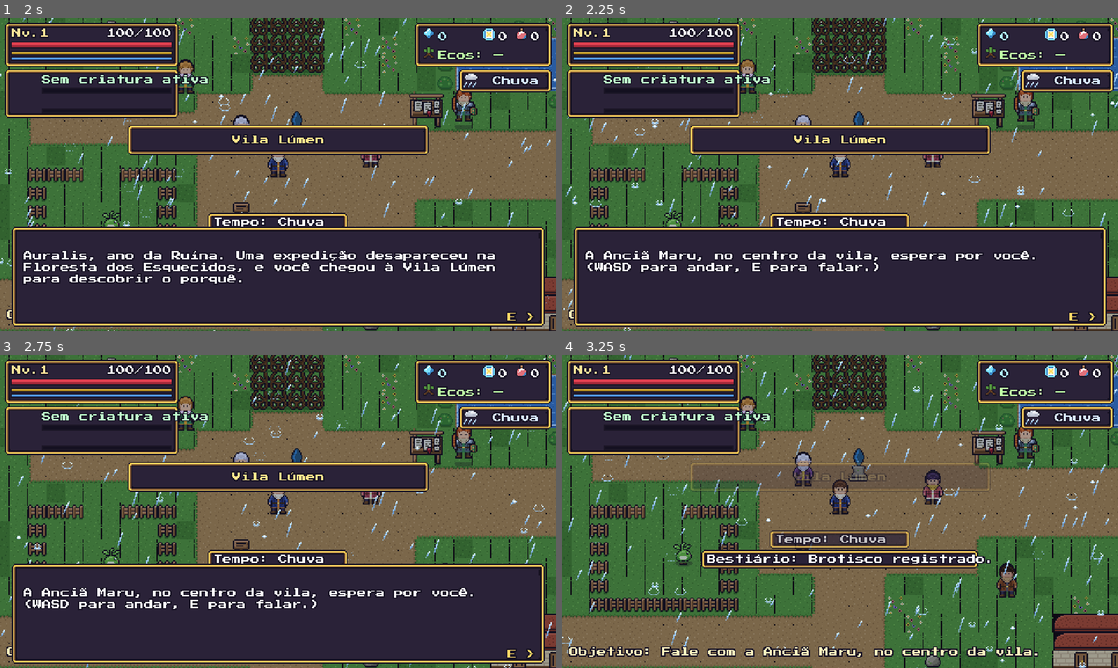
Above: before the commit, frames 1-4 (two rows, left to right).
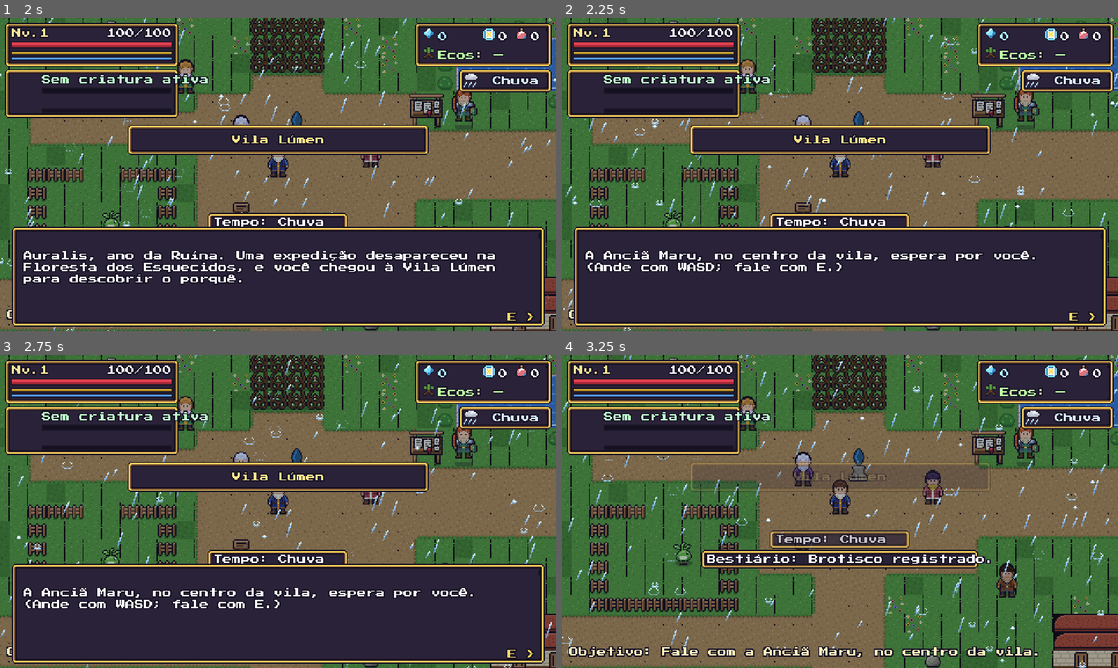
Above: after the commit, the same moments.

Repository: jaapa07/Claude
Game: Godot game, scene res://scenes/main.tscn
Same seed, same stepped clock (60 frames per second), same inputs: the game is played once before the commit and once after it.
Inputs (mouse positions are in pixels of both pictures, inside the frame that each line leads up to):
- Up to frame 1 (2 s): tap Enter (ui_accept) at 0.5, 0.77 s; move the mouse to (400, 158) at 0.52 s; hold D (move_right) 0.53-1.25 s; hold J (attack) 0.53-1.25 s; click (400, 158) at 0.67 s; tap F (capture) at 0.8 s; drag from (166, 190) to (250, 237) at 1.27 s
- Up to frame 2 (2.25 s): move the mouse to (895, 105) at 2.02 s; hold D (move_right) from 2.03 s (still down); hold Space (dodge) from 2.03 s (still down); tap R (consumable) at 2.1 s; click (895, 105) at 2.17 s
- Up to frame 3 (2.75 s): keep holding D (move_right); keep holding Space (dodge)
- Up to frame 4 (3.25 s): release D (move_right) at 2.75 s; release Space (dodge) at 2.75 s; drag from (812, 574) to (673, 464) at 2.77 s

Frame 1 is identical in both runs. In frame 2, 0.4% of the frame differs, in the area x 5-57%, y 78-82%; in frame 3, 0.4%; in frame 4, nothing differs.

Commit message:
Captura com qualquer vida (chance cresce com o dano), textos com os botões certos no toque, legenda dos botões e HUD sem sobreposição no celular
Co-Authored-By: Claude Opus 5.5 <noreply@anthropic.com>
Claude-Session: https://claude.ai/code/session_01SZRMGMxGYvxw7C5NivNDxm

Diff:
--- a/ecos_da_ruina/data/dialogs.json
+++ b/ecos_da_ruina/data/dialogs.json
@@ -41,8 +41,8 @@
   {
    "if": "falou_maru",
    "lines": [
-    "Maru: Pegue os Selos de Vínculo e vá ao cercado, a oeste. Enfraqueça o Brotisco até 35% e use F.",
-    "Maru: Treine nos bonecos primeiro: J ataca, Espaço esquiva, K defende."
+    "Maru: Pegue os Selos de Vínculo e vá ao cercado, a oeste. Mire com {capturar} e lance o selo; quanto mais fraco ele estiver, maior a chance (a barra fica laranja no ponto ideal).",
+    "Maru: Treine nos bonecos primeiro: {atacar} ataca, {esquivar} esquiva, {defender} defende."
    ]
   },
   {
@@ -179,7 +179,7 @@
  "treino": [
   {
    "lines": [
-    "Placa: CAMPO DE TREINO — J / clique esquerdo: golpe (combo de 3). K / clique direito: defender. Espaço: esquivar."
+    "Placa: CAMPO DE TREINO — {atacar}: golpe (combo de 3). {defender}: defender. {esquivar}: esquivar."
    ]
   }
  ],
@@ -358,7 +358,7 @@
   {
    "lines": [
     "Tessa: Meus companheiros desceram e voltaram... diferentes. Agora arremessam picaretas em qualquer um.",
-    "Tessa: Defenda-se de frente (K) ou saia da linha do arremesso. Derrote quatro deles e traga as ferramentas de volta."
+    "Tessa: Defenda-se de frente ({defender}) ou saia da linha do arremesso. Derrote quatro deles e traga as ferramentas de volta."
    ],
    "set": [
     "quest_ferramentas"
--- a/ecos_da_ruina/scripts/game.gd
+++ b/ecos_da_ruina/scripts/game.gd
@@ -18,7 +18,7 @@
 const SWAP_CD := 6.0
 const HERO_MAX_LEVEL := 30
 const CREATURE_MAX_LEVEL := 30
-const CAPTURE_HP_LIMIT := 0.35
+const CAPTURE_HP_LIMIT := 0.35   # ponto ideal (barra laranja); a captura pode ser tentada com qualquer vida
 const MIN_BOND_ACTIVITIES := 3
 
 # ---- estado persistente (vai para o save)
@@ -884,7 +884,7 @@
 	var s := 0.10 if controlled else 0.0
 	var t := float(Data.items.get(seal_id, {}).get("bonus", 0.0)) + capture_bonus()
 	var l: float = min(0.20, 0.02 * max(0, wild_level - hero_level()))
-	return clamp(b + 0.45 * (1.0 - hp_ratio) + s + t - l, 0.10, 0.95)
+	return clamp(b - 0.12 + 0.6 * (1.0 - hp_ratio) + s + t - l, 0.08, 0.95)
 
 # =============================================================== INVENTÁRIO
 func item_count(id: String) -> int:
@@ -1036,20 +1036,20 @@
 	if not has_flag("falou_maru"):
 		return ""
 	if not has_flag("tut_move"):
-		return "Mova-se com WASD ou as setas."
+		return "Mova-se com {andar}."
 	if not has_flag("tutorial_ok"):
 		if not has_flag("tut_attack"):
-			return "Ataque o boneco: J ou clique esquerdo (combo de 3 golpes)."
+			return "Ataque o boneco com {atacar} (combo de 3 golpes; segure para o golpe carregado)."
 		if not has_flag("tut_dodge"):
-			return "Esquive com Espaço (consome vigor, invulnerável por instantes)."
+			return "Esquive com {esquivar} (gasta vigor; fica invulnerável por um instante)."
 		if not has_flag("tut_guard"):
-			return "Segure K ou o botão direito para defender de frente."
+			return "Segure {defender} para defender de frente."
 	if not has_flag("primeira_captura"):
-		return "Enfraqueça o Brotisco do cercado até 35%, aperte F para mirar e F de novo para lançar o selo."
+		return "Capture o Brotisco do cercado: toque {capturar} para mirar e de novo para lançar. Quanto menos vida ele tiver, maior a chance."
 	if not has_flag("tut_command"):
-		return "Comande o companheiro com Q. Tab troca de criatura, C muda o comportamento."
+		return "Use a habilidade da criatura com {habilidade}. {trocar} troca de criatura."
 	if not has_flag("tut_rest"):
-		return "Descanse no santuário da vila (E) para curar a equipe e gravar o ponto de retorno."
+		return "Descanse no santuário da vila ({interagir}) para curar a equipe e gravar o ponto de retorno."
 	return ""
 
 func tutorial_event(ev: String) -> void:
@@ -1316,3 +1316,19 @@
 	if c.get("tipo", "") == "caca":
 		return "%s (%d/%d)" % [c["objetivo"], int(hero.get("caca_n", 0)), int(c["alvo"]["qtd"])]
 	return c["objetivo"]
+
+
+# =============================================================== NOMES DOS CONTROLES (teclado x toque)
+## Textos usam marcadores como {atacar}; aqui viram a tecla ou o botão de toque certo.
+const KEYS_PC := {"andar": "WASD", "atacar": "J", "defender": "K", "esquivar": "Espaço", "interagir": "E", "capturar": "F",
+	"habilidade": "Q", "trocar": "Tab", "comportamento": "C", "tonico": "R", "menu": "I", "cancelar": "K"}
+const KEYS_TOUCH := {"andar": "o polegar esquerdo", "atacar": "a Espada", "defender": "o Escudo", "esquivar": "as Setas", "interagir": "o botão E",
+	"capturar": "o Selo", "habilidade": "a Estrela", "trocar": "Troca (no alto)", "comportamento": "o menu da Equipe", "tonico": "o Tônico (no alto)", "menu": "o Menu (no alto)", "cancelar": "o Escudo"}
+
+func k(text: String) -> String:
+	if text.find("{") < 0:
+		return text
+	var m: Dictionary = KEYS_TOUCH if TouchControls.active else KEYS_PC
+	for key in m:
+		text = text.replace("{" + key + "}", m[key])
+	return text
--- a/ecos_da_ruina/scripts/hud.gd
+++ b/ecos_da_ruina/scripts/hud.gd
@@ -147,6 +147,7 @@
 			x["life"] = 3.0
 			return
 	var p := UIKit.panel(Vector2.ZERO, Vector2(10, 16))
+	t = Game.k(t)
 	var l := Fonts.label(t, 8)
 	l.position = Vector2(5, 4)
 	p.add_child(l)
@@ -180,7 +181,7 @@
 	_show_line()
 
 func _show_line() -> void:
-	var line: String = dlg_lines[dlg_i]
+	var line: String = Game.k(dlg_lines[dlg_i])
 	var ci := line.find(":")
 	if ci > 0 and ci <= 22 and (line.substr(0, ci).find(" ") < 0 or line.begins_with("Dona")):
 		_dlg_name.text = line.substr(0, ci)
@@ -328,7 +329,7 @@
 			var t: Node = p.cap_target
 			var head: String = "%s — vida %d%%" % [t.shown_name, int(t.hp / t.max_hp * 100.0)]
 			if p.cap_msg == "":
-				_cap_lab.text = head + "\nChance %d%%  •  F: lançar  •  Tab: outro alvo  •  K: cancelar" % int(p.chance_for(t) * 100.0 + 0.5)
+				_cap_lab.text = head + Game.k("\nChance %d%%  •  {capturar}: lançar  •  {trocar}: outro alvo  •  {cancelar}: cancelar" % int(p.chance_for(t) * 100.0 + 0.5))
 			else:
 				_cap_lab.text = head + "\n" + p.cap_msg
 		else:
@@ -345,7 +346,23 @@
 	var ct := Game.contract_progress_text()
 	if ct != "":
 		obj = "[Contrato] " + ct
-	_obj_lab.text = ("Objetivo: " + obj) if obj != "" else ""
-	var hint := Game.tutorial_hint()
+	_obj_lab.text = Game.k(("Objetivo: " + obj) if obj != "" else "")
+	var hint := Game.k(Game.tutorial_hint())
 	_hint.visible = hint != "" and not dlg_active
 	_hint_lab.text = hint
+	_touch_layout()
+
+
+## No toque, os textos de baixo não podem ficar sob os botões da direita.
+var _touch_done := false
+func _touch_layout() -> void:
+	if _touch_done or not TouchControls.active:
+		return
+	_touch_done = true
+	_obj_lab.size.x = 330.0
+	_obj_lab.position.y = 242.0
+	_hint.position = Vector2(6, 196)
+	_hint.size.x = 336.0
+	_hint_lab.size.x = 324.0
+	_toast_box.position.x = 10.0
+	_toast_box.size.x = 336.0
--- a/ecos_da_ruina/scripts/main.gd
+++ b/ecos_da_ruina/scripts/main.gd
@@ -73,7 +73,7 @@
 	world.load_map("vila_lumen", "default")
 	world.player.set_busy(true)
 	ui.dialog(["Auralis, ano da Ruína. Uma expedição desapareceu na Floresta dos Esquecidos, e você chegou à Vila Lúmen para descobrir o porquê.",
-		"A Anciã Maru, no centro da vila, espera por você. (WASD para andar, E para falar.)"], func():
+		"A Anciã Maru, no centro da vila, espera por você. (Ande com {andar}; fale com {interagir}.)"], func():
 		world.player.set_busy(false))
 
 func continue_from_slot(slot: int) -> void:
--- a/ecos_da_ruina/scripts/player.gd
+++ b/ecos_da_ruina/scripts/player.gd
@@ -618,8 +618,6 @@
 		return "Fora de alcance."
 	if t.protect_t > 0.0:
 		return "O alvo está protegido (%.0f s)." % t.protect_t
-	if t.hp / t.max_hp > Game.CAPTURE_HP_LIMIT:
-		return "Enfraqueça mais (≤ 35%% de vida)."
 	if Combat.ray_blocked(world, global_position, t.global_position):
 		return "Sem linha de visão."
 	if not Game.storage_has_room():
@@ -628,7 +626,7 @@
 
 func chance_for(t: Node) -> float:
 	var seal := "selo_refinado" if Game.item_count("selo_refinado") > 0 else "selo_basico"
-	if t.garantida:
+	if t.garantida and t.hp / t.max_hp <= Game.CAPTURE_HP_LIMIT:
 		return 1.0
 	return Game.capture_chance(t.species_id, t.level, t.hp / t.max_hp, t.is_controlled(), seal)
 
--- a/ecos_da_ruina/scripts/touch_controls.gd
+++ b/ecos_da_ruina/scripts/touch_controls.gd
@@ -15,6 +15,23 @@
 var _root: Node2D
 var enabled := false
 static var active := false
+static var instance: TouchControls
+
+## [ícone, nome, o que faz] — legenda mostrada na primeira partida e pelo menu de pausa
+const LEGEND := [
+	[-1, "Polegar esquerdo", "arraste para andar"],
+	[0, "Espada", "atacar (segure: golpe forte)"],
+	[1, "Escudo", "defender (segure)"],
+	[2, "Setas", "esquivar"],
+	[3, "E", "falar, abrir, pegar"],
+	[5, "Selo", "mirar e lançar (capturar)"],
+	[4, "Estrela", "habilidade da criatura"],
+	[6, "Troca", "trocar de criatura"],
+	[8, "Tônico", "curar"],
+	[7, "Menu", "pausa, equipe, mapa, salvar"],
+]
+var _legend: Control
+var _legend_layer: CanvasLayer
 
 # [ícone (coluna em touch_buttons.png), ação, centro (x, y) na tela 480x270, escala]
 const LAYOUT := [
@@ -24,12 +41,13 @@
 	[3, "interact", Vector2(406, 212), 1.0],
 	[4, "skill", Vector2(368, 240), 1.0],
 	[5, "capture", Vector2(372, 206), 1.0],
-	[6, "swap", Vector2(426, 62), 0.85],
-	[8, "consumable", Vector2(396, 62), 0.85],
-	[7, "pause", Vector2(456, 62), 0.85],
+	[6, "swap", Vector2(426, 84), 0.85],
+	[8, "consumable", Vector2(396, 84), 0.85],
+	[7, "pause", Vector2(456, 84), 0.85],
 ]
 
 func _ready() -> void:
+	instance = self
 	layer = 9
 	process_mode = Node.PROCESS_MODE_ALWAYS
 	_root = Node2D.new()
@@ -82,13 +100,77 @@
 			img.set_pixel(x, y, fill)
 	return ImageTexture.create_from_image(img)
 
+func show_legend() -> void:
+	if _legend != null:
+		return
+	_legend = Control.new()
+	_legend.size = Vector2(480, 270)
+	_legend.mouse_filter = Control.MOUSE_FILTER_STOP
+	var bg := ColorRect.new()
+	bg.color = Color(0.04, 0.03, 0.08, 0.88)
+	bg.size = Vector2(480, 270)
+	_legend.add_child(bg)
+	var panel := UIKit.panel(Vector2(40, 8), Vector2(400, 254))
+	panel.position = Vector2(40, 8)
+	panel.size = Vector2(400, 254)
+	_legend.add_child(panel)
+	var title := Fonts.label("Botões do toque", 8, Color(1, 0.85, 0.45))
+	title.position = Vector2(14, 8)
+	panel.add_child(title)
+	for i in LEGEND.size():
+		var row: Array = LEGEND[i]
+		var y := 24.0 + i * 20.0
+		if int(row[0]) >= 0:
+			var ic := Sprite2D.new()
+			ic.texture = Art.region("touch_buttons", int(row[0]) * 28, 0, 28, 28)
+			ic.scale = Vector2(0.65, 0.65)
+			ic.position = Vector2(26, y + 8)
+			panel.add_child(ic)
+		else:
+			var kn := Sprite2D.new()
+			kn.texture = Art.sprite_tex("touch_knob")
+			kn.position = Vector2(26, y + 8)
+			panel.add_child(kn)
+		var l := Fonts.label("%s: %s" % [row[1], row[2]], 7, Color(0.92, 0.95, 1.0))
+		l.position = Vector2(46, y + 4)
+		l.size = Vector2(344, 10)
+		panel.add_child(l)
+	var foot := Fonts.label("Toque para continuar  (Menu > Botões do toque)", 7, Color(0.7, 1.0, 0.75))
+	foot.position = Vector2(14, 230)
+	panel.add_child(foot)
+	_root.visible = false
+	_legend_layer = CanvasLayer.new()
+	_legend_layer.layer = 60
+	_legend_layer.process_mode = Node.PROCESS_MODE_ALWAYS
+	add_child(_legend_layer)
+	_legend_layer.add_child(_legend)
+	get_tree().paused = true
+
+func _close_legend() -> void:
+	if _legend == null:
+		return
+	_legend_layer.queue_free()
+	_legend = null
+	get_tree().paused = main != null and (main.ui.has_screen() or main.ui.is_modal())
+	Game.set_flag("viu_legenda_toque")
+
 func _process(_delta: float) -> void:
+	if _legend != null:
+		return
+	if enabled and main != null and Game.in_game and not Game.has_flag("viu_legenda_toque") and not main.ui.has_screen() and not main.ui.is_modal() and Game.play_time > 1.0:
+		show_legend()
+		return
 	var hide: bool = main == null or not Game.in_game or main.ui.has_screen() or main.ui.is_modal()
 	_root.visible = enabled and not hide
 	if hide and _stick_idx != -1:
 		_release_stick()
 
 func _input(event: InputEvent) -> void:
+	if _legend != null:
+		if (event is InputEventScreenTouch and not event.pressed) or (event is InputEventKey and event.pressed) or (event is InputEventMouseButton and not event.pressed):
+			_close_legend()
+		get_viewport().set_input_as_handled()
+		return
 	if event is InputEventScreenTouch and not enabled:
 		_enable()
 	if enabled and _root.visible and event is InputEventMouseButton:
--- a/ecos_da_ruina/scripts/ui.gd
+++ b/ecos_da_ruina/scripts/ui.gd
@@ -192,6 +192,7 @@
 			else:
 				world.reset_room_puzzles(); s.close(); toast("Enigmas da sala reiniciados."), "Recoloca caixas e alavancas se algo ficou preso. Enigmas resolvidos continuam resolvidos."),
 		_it("Opções", func(): open_options(), "Volume, acessibilidade, controles."),
+		_it("Botões do toque", func(): close_all(); TouchControls.instance.show_legend(), "Mostra o que cada botão da tela faz.", TouchControls.active),
 		_it("Voltar ao título", func(): _confirm("Voltar ao título?", "O progresso não salvo desde o último autosave será perdido.", func(): get_tree().root.get_node("Main").back_to_title()), "Sai da partida."),
 	]
 	s.setup("Pausa — " + world.map.get("name", ""), items, "Pausa — a simulação está parada.")
--- a/ecos_da_ruina/tests/e2e_bot.gd
+++ b/ecos_da_ruina/tests/e2e_bot.gd
@@ -462,16 +462,17 @@
 	var br := ent_by_id("brotisco_tutorial")
 	check("Brotisco do cercado existe e é capturável", br != null and br.capturable and br.garantida)
 	await goto(Vector2(12 * 16 + 8, 17 * 16 + 8), 6.0, 20.0)
-	# rejeição sem alvo elegível (vida cheia): não consome selo
+	# vida cheia: a captura é permitida, mas a chance é baixa; mirar e cancelar não gasta selo
 	var seals_before := Game.item_count("selo_basico")
 	await tap("capture", 2)
 	await frames(2)
 	P.cap_target = br
 	await frames(3)
-	check("Captura rejeita alvo com vida alta", P.cap_msg != "" and "Enfraqueça" in P.cap_msg, P.cap_msg)
-	await tap("capture", 2)
-	await frames(3)
-	check("Alvo inválido não consome selo", Game.item_count("selo_basico") == seals_before and P.cap_state == "")
+	var full_ch: float = P.chance_for(br)
+	check("Captura com vida cheia é permitida, mas com chance baixa", P.cap_msg == "" and full_ch < 0.25, "%s %.2f" % [P.cap_msg, full_ch])
+	P.aiming = false
+	await frames(3)
+	check("Mirar e cancelar não consome selo", Game.item_count("selo_basico") == seals_before and P.cap_state == "")
 	P.aiming = false
 	await weaken(br)
 	check("Brotisco enfraquecido (<=35%)", br.hp / br.max_hp <= 0.35, str(br.hp / br.max_hp))
@@ -1389,10 +1390,10 @@
 	Game.hero["talents"]["vinculo"] = 5
 	var pmax := Game.capture_chance("brotisco", 1, 0.0, true, "selo_refinado")
 	Game.hero["talents"]["vinculo"] = 0
-	check("Probabilidade respeita mínimo 10%", is_equal_approx(pmin, 0.10), str(pmin))
+	check("Probabilidade respeita mínimo 8%", is_equal_approx(pmin, 0.08), str(pmin))
 	check("Probabilidade respeita máximo 95%", is_equal_approx(pmax, 0.95), str(pmax))
 	var pc := Game.capture_chance("brotisco", 1, 0.5, false, "selo_basico")
-	check("Fórmula: comum a 50% de vida = 0,25 + 0,225", is_equal_approx(pc, 0.475), str(pc))
+	check("Fórmula: comum a 50% de vida = 0,25 - 0,12 + 0,30", is_equal_approx(pc, 0.43), str(pc))
 	var pl := Game.capture_chance("brotisco", 6, 0.5, false, "selo_basico")
 	check("Penalidade de nível L = 0,02 x diferença", is_equal_approx(pc - pl, 0.10), str(pc - pl))
 	Game.rng_override = func(): return 0.5
Not shown, changed: ecos_da_ruina/docs/CONTROLS.md
